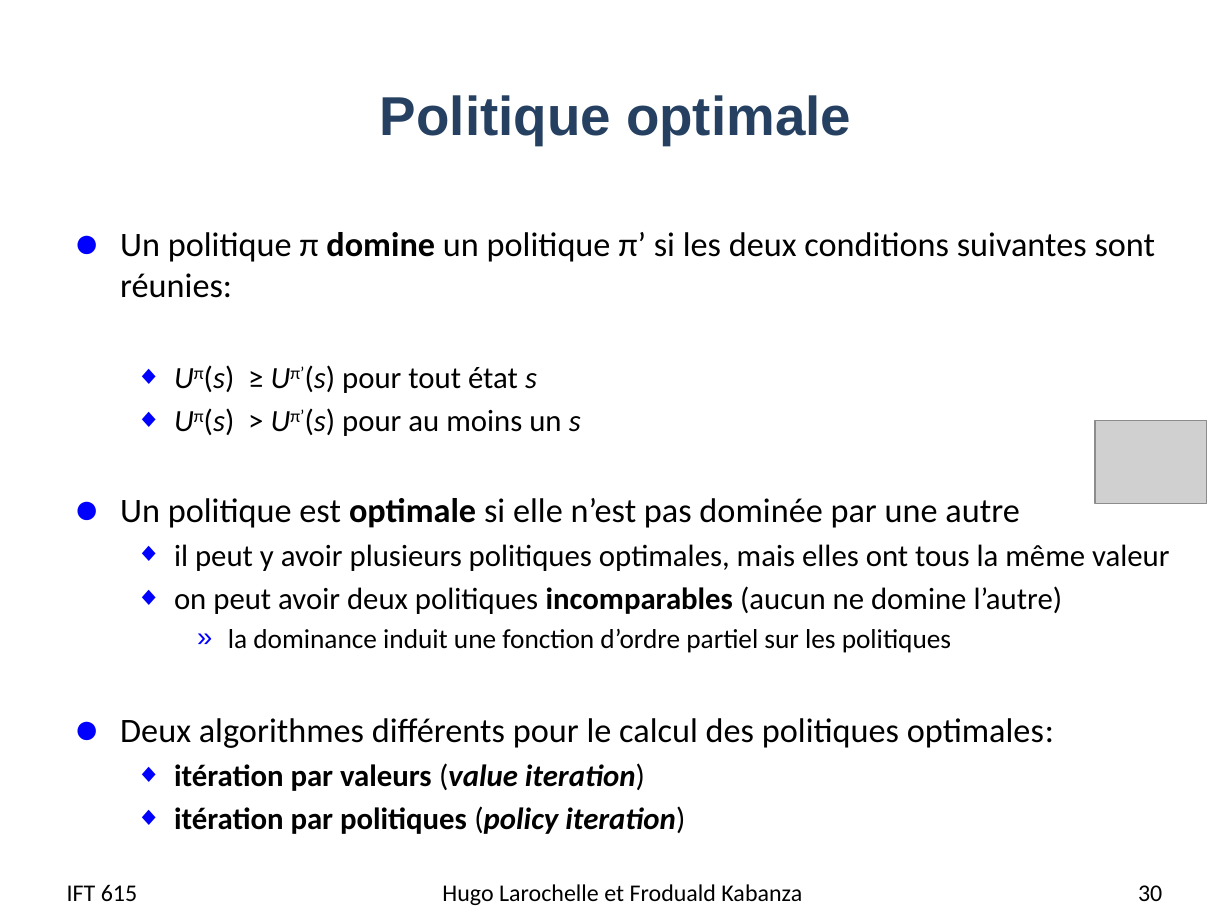
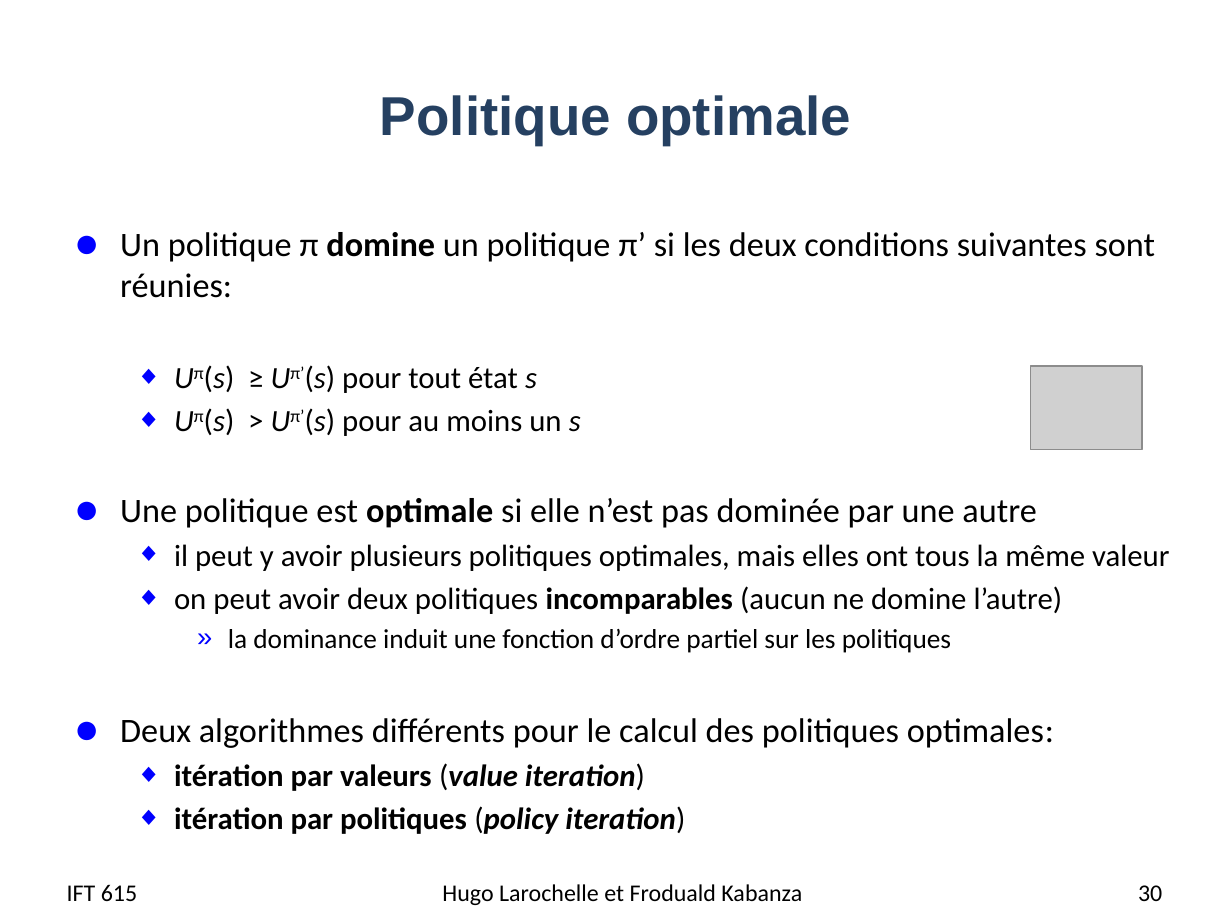
Before and after one commit to djeffkanda/djeffkanda.github.io, a slide deck: slide 30 of ift/assets/slides/ift615-14-MDP.pptx. Drawn at 1232x924 pixels with LibreOffice and Linux fonts; fonts in the diff are those of the drawing; grey boxes stand for pictures. Boxes give left, top, right and bottom in pixels: in the first picture for what was removed or moved away, otherwise in the second. Text is boxed around its words. In the diff, an @@ line names an element or a change of style, - is before the commit and + after.

```diff
--- a/ift/assets/slides/ift615-14-MDP.pptx
+++ b/ift/assets/slides/ift615-14-MDP.pptx
@@ picture added at [1030, 366, 1142, 450] @@
@@ picture removed at [1095, 420, 1207, 504] @@
@@ text at [120, 498, 1036, 528]: text changed @@
-● Un politique est optimale si elle n’est pas dominée par une autre
+● Une politique est optimale si elle n’est pas dominée par une autre
```
Also in this commit, not shown: 12 other slides changed, 5 other files.
